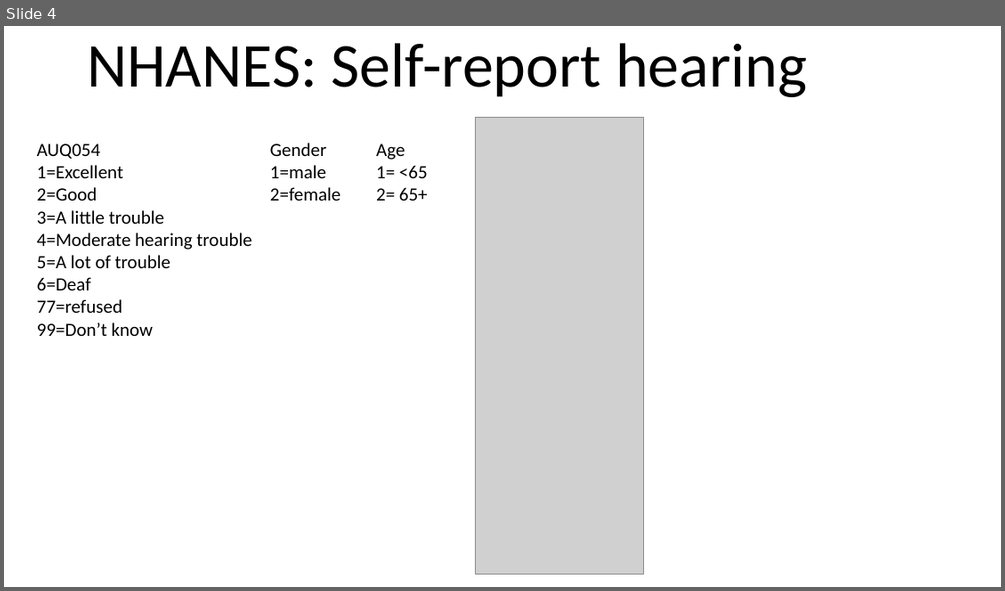
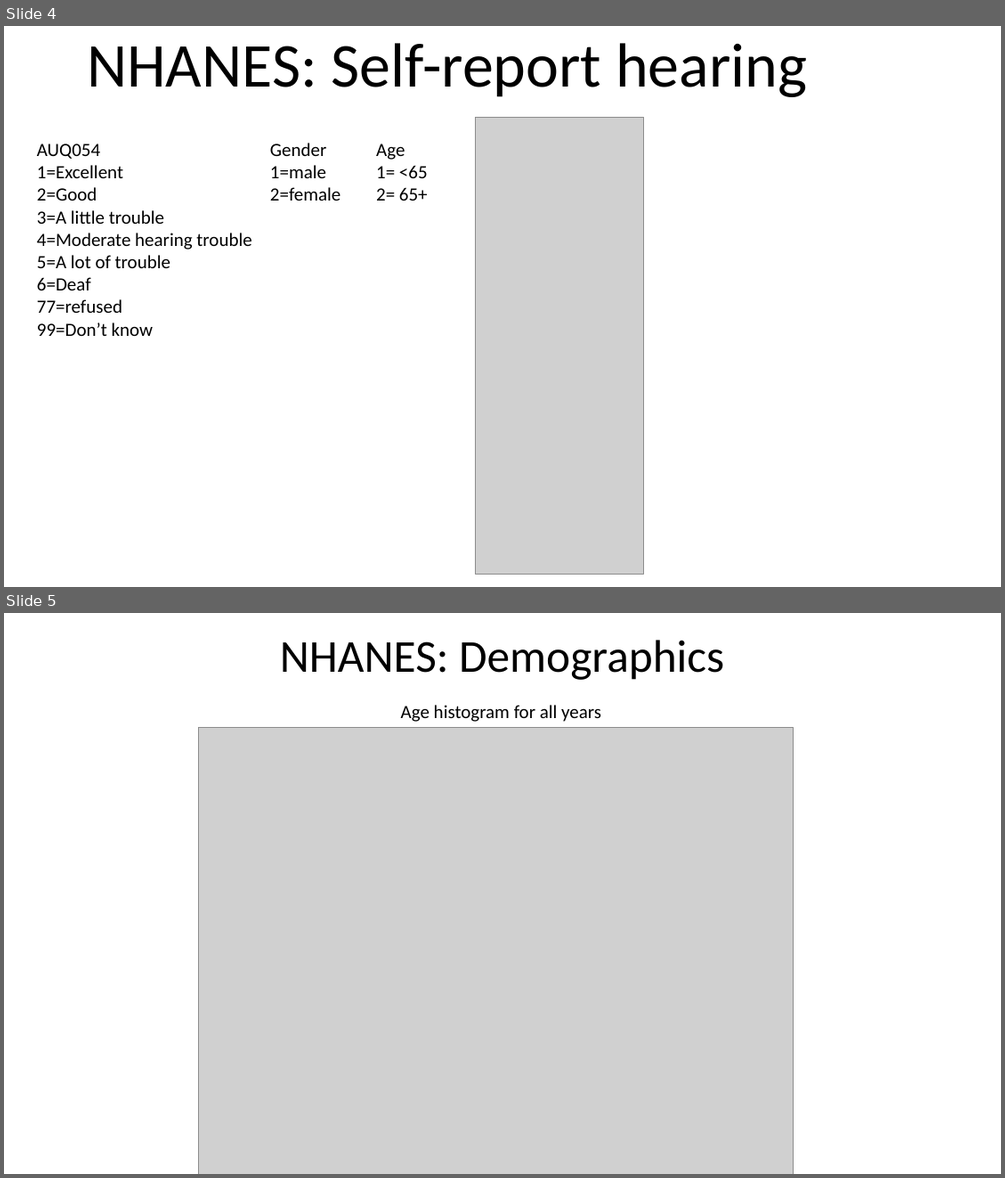
Before and after one commit to mkeomec/eHearing, a slide deck: NHANES Demographics.pptx. Shown one above the other, each under a label of ours: slide 4 before the commit, slides 4 and 5 after it. The pictures are 1005x591 and 1005x1178 pixels, drawn with LibreOffice and Linux fonts; fonts in the diff are those of the drawing; grey boxes stand for pictures. Boxes give left, top, right and bottom in pixels: in the first picture for what was removed or moved away, otherwise in the second. Text is boxed around its words. In the diff, an @@ line names an element or a change of style, - is before the commit and + after.

```diff
--- a/NHANES Demographics.pptx
+++ b/NHANES Demographics.pptx
@@ slide 5 added at (4, 613, 1001, 1174), background #FFFFFF @@
@@ text added at (280, 640, 724, 680), 44 pt, text #000000 @@
+NHANES: Demographics
@@ text added at (401, 705, 601, 722), 18 pt, text #000000 @@
+Age histogram for all years
@@ picture added at (198, 728, 793, 1174) @@
```
Also in this commit, not shown: 4 other slides added, 38 other files.
